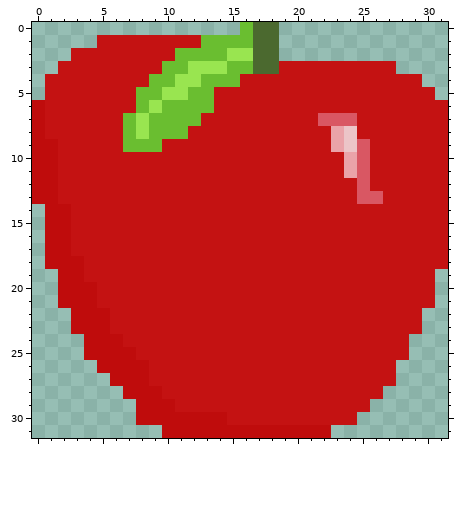
File history of a pixel-art file, AspriteFiles/apple.aseprite. Above is the file before it was changed.
32x32 pixels, 1 frame.
Once edited:
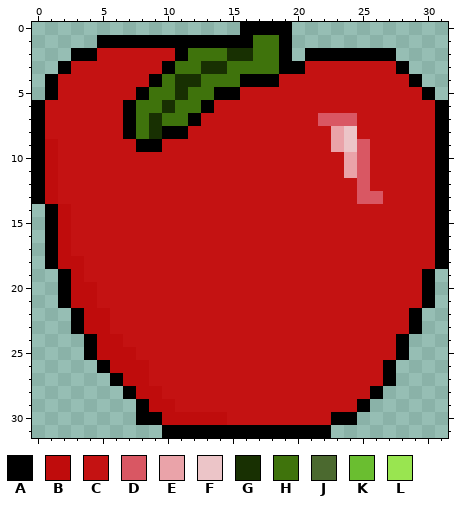
Palette (. is transparent): A #000000  B #bf0c0c  C #c41212  D #d95763  E #eaa3a9  F #ecc5c8  G #183002  H #3f730c  J #4b692f  K #6abe30  L #99e550
Diff:
Changed rows in their new state; - is an unchanged pixel.
first column x 0:
 0 ----------------AAAA------------
 1 -----AAAAAAAAAAAAHHA------------
 2 ---AA------AHHHGGHHA-AAAAAAA----
 3 --A-------AHHGGHHHHAA-------A---
 4 -A-------AHGGHHHAAA----------A--
 5 -A------AHHGHHAA--------------A-
 6 A------AHHGHHA-----------------A
 7 A------AHGHHA------------------A
 8 A------AHGAA-------------------A
 9 A------CAA---------------------A
10 A------------------------------A
11 A------------------------------A
12 A------------------------------A
13 A------------------------------A
14 -A-----------------------------A
15 -A-----------------------------A
16 -A-----------------------------A
17 -A-----------------------------A
18 -A-----------------------------A
19 --A---------------------------A-
20 --A---------------------------A-
21 --A---------------------------A-
22 ---A-------------------------A--
23 ---A-------------------------A--
24 ----A-----------------------A---
25 ----A-----------------------A---
26 -----A---------------------A----
27 ------A--------------------A----
28 -------A------------------A-----
29 --------A----------------A------
30 --------AA-------------AA-------
31 ----------AAAAAAAAAAAAA---------
Changed places in both pictures, as pixel boxes (x1, y1, x2, y2):
changed: (32, 22, 448, 438)
